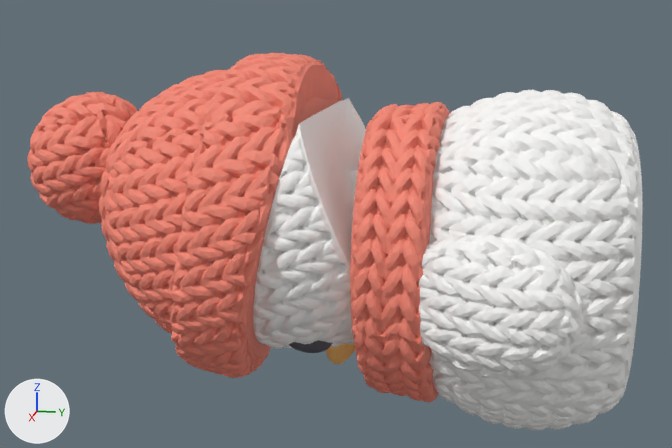
An edit to the glTF model models/snowman.glb, drawn before and after from the same camera.
The view is the same before and after, from a 50 mm camera at (105.0, -11.9, 29.2) aimed at (-0.4, -33.0, 2.8). Every picture has the same lights, and +X, +Y and +Z are marked at lower left. The older version comes first.

The first picture shows 'accent_hat', 'accent_scarf', 'body', 'eye1', 'head', 'nose'.
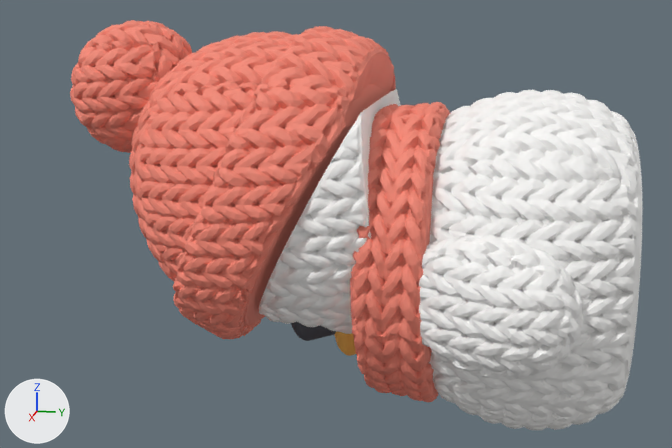
Boxes (x1, y1, x2, y2) around the edits, measured in the pictures (672 x 448 px):
'accent_hat', reshaped
    before: (27, 53, 342, 378)
    after: (70, 20, 396, 339)
'head', moved, turned
    before: (253, 98, 366, 348)
    after: (259, 89, 401, 334)
'eye1', reshaped
    before: (289, 340, 333, 353)
    after: (291, 322, 336, 341)
'nose', reshaped
    before: (326, 343, 355, 364)
    after: (334, 332, 356, 356)

Patch to the scene script:
```diff
--- a/models/snowman.glb.py
+++ b/models/snowman.glb.py
@@ me_head @@
 # used by ob_head; location = (0.0, 0.0, 0.0)
-me_head.from_pydata(...)  # 8928 vertices, 17982 faces; spans x -18.3..18.3, y -40.8..-22.8, z -11.8..16.7
+me_head.from_pydata(...)  # 8928 vertices, 17982 faces; spans x -18.3..18.3, y -41.1..-20.7, z -9.7..17.9
+# me_head part 3: the whole mesh is turned -14.2 degrees about the x axis through its middle, then moved by (0.0, 2.7, 1.2)
 me_head.materials.append(mat_head)
@@ me_accent_hat @@
 # used by ob_accent_hat; location = (0.0, 0.0, 0.0)
-me_accent_hat.from_pydata(...)  # 15996 vertices, 31984 faces; spans x -20.7..20.7, y -70.6..-34.4, z -15.6..22.7
+me_accent_hat.from_pydata(...)  # 15996 vertices, 31984 faces; spans x -20.9..20.6, y -65.1..-27.6, z -11.1..26.3
+# me_accent_hat part 4: the whole mesh is multiplied about its middle by the matrix ((0.999, 0.051, -0.012), (-0.046, 0.968, 0.246), (0.025, -0.245, 0.969)), then moved by (-0.8, 3.7, 6.2)
 me_accent_hat.materials.append(mat_accent_hat)
@@ me_eye1 @@
 # used by ob_eye1; location = (0.0, 0.0, 0.0)
-me_eye1.from_pydata(...)  # 2002 vertices, 4000 faces; spans x 3.47..9.67, y -37.98..-31.56, z -10.53..-5.08
+me_eye1.from_pydata(...)  # 2002 vertices, 4000 faces; spans x 3.46..9.74, y -36.99..-31.67, z -9.2..-2.82
+# me_eye1 part 1: 2002 vertices removed from x 3.47..9.67, y -37.98..-31.56, z -10.53..-5.08; 2002 vertices added at x 3.46..9.74, y -36.99..-31.67, z -9.2..-2.82
 me_eye1.materials.append(mat_eye1)
@@ me_nose @@
 # used by ob_nose; location = (0.0, 0.0, 0.0)
-me_nose.from_pydata(...)  # 1564 vertices, 3124 faces; spans x -2.85..2.85, y -34.14..-27.11, z -14.69..-2.54
+me_nose.from_pydata(...)  # 1564 vertices, 3124 faces; spans x -2.86..2.82, y -33.98..-28.32, z -13.7..-1.54
+# me_nose part 2: the whole mesh is multiplied about its middle by the matrix ((0.502, 0.838, -0.212), (-0.864, 0.478, -0.156), (-0.03, 0.262, 0.965)), then moved by (0.23, -0.34, 1.41)
 me_nose.materials.append(mat_nose)
```
